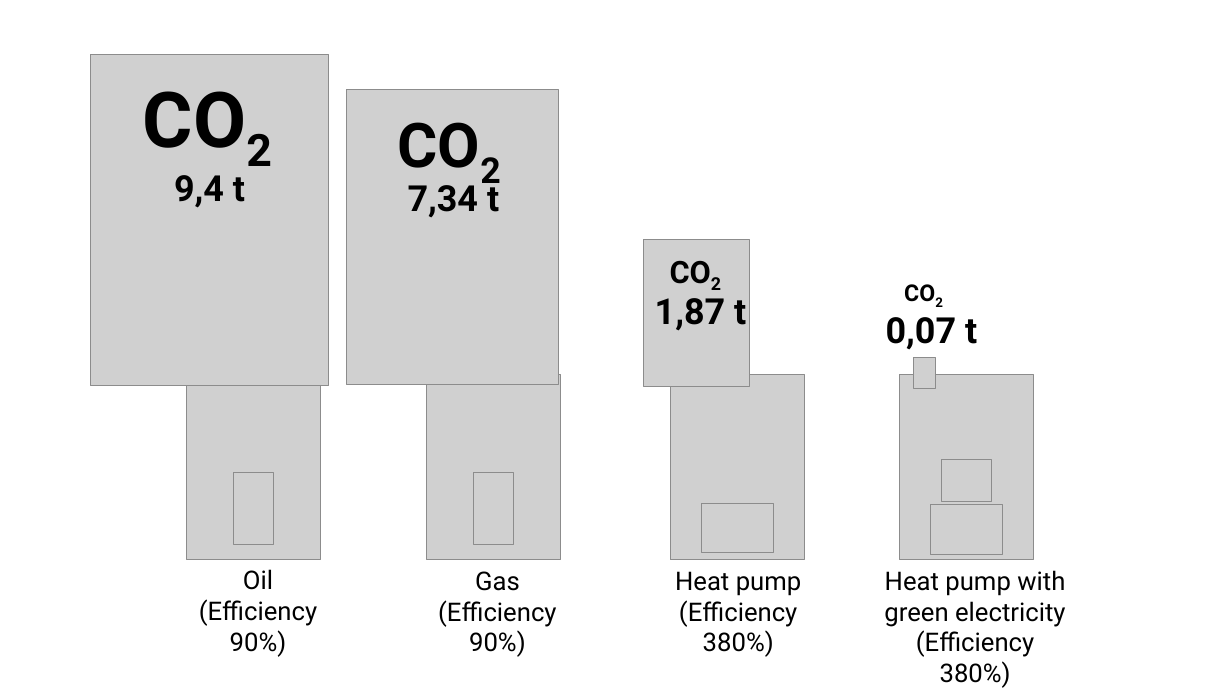
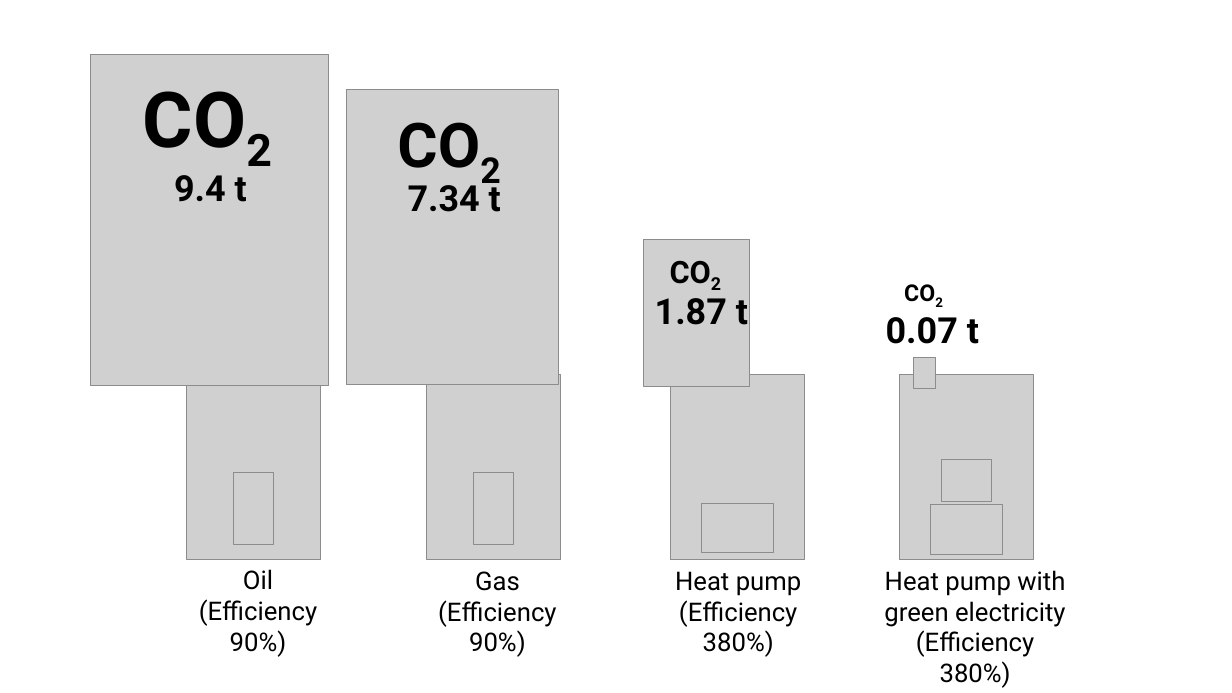
Before and after one commit to thomasdengiz/HeatPump_Master, a slide deck: slide 8 of z_Auxilliary/Figures.pptx. Drawn at 1232x693 pixels with LibreOffice and Linux fonts; fonts in the diff are those of the drawing; grey boxes stand for pictures. Boxes give left, top, right and bottom in pixels: in the first picture for what was removed or moved away, otherwise in the second. Text is boxed around its words. In the diff, an @@ line names an element or a change of style, - is before the commit and + after.

```diff
--- a/z_Auxilliary/Figures.pptx
+++ b/z_Auxilliary/Figures.pptx
@@ text at (174, 175, 247, 202): text changed @@
-9,4 t
+9.4 t
@@ text at (408, 179, 501, 212): text changed @@
-7,34 t
+7.34 t
@@ text at (655, 298, 748, 325): text changed @@
-1,87 t
+1.87 t
@@ text at (886, 317, 979, 344): text changed @@
-0,07 t
+0.07 t
```
Also in this commit, not shown: 1 other slide changed, 20 other files.
